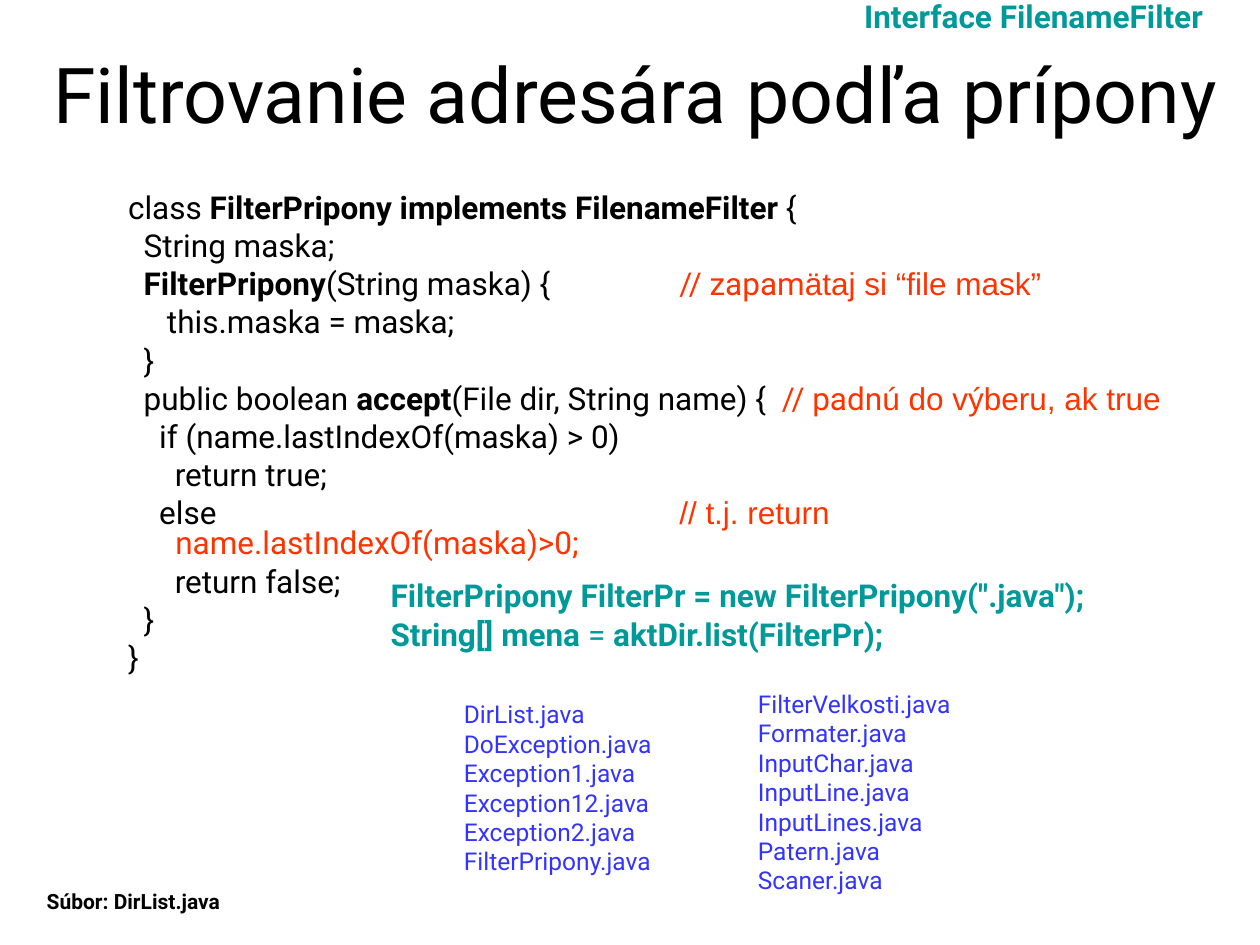
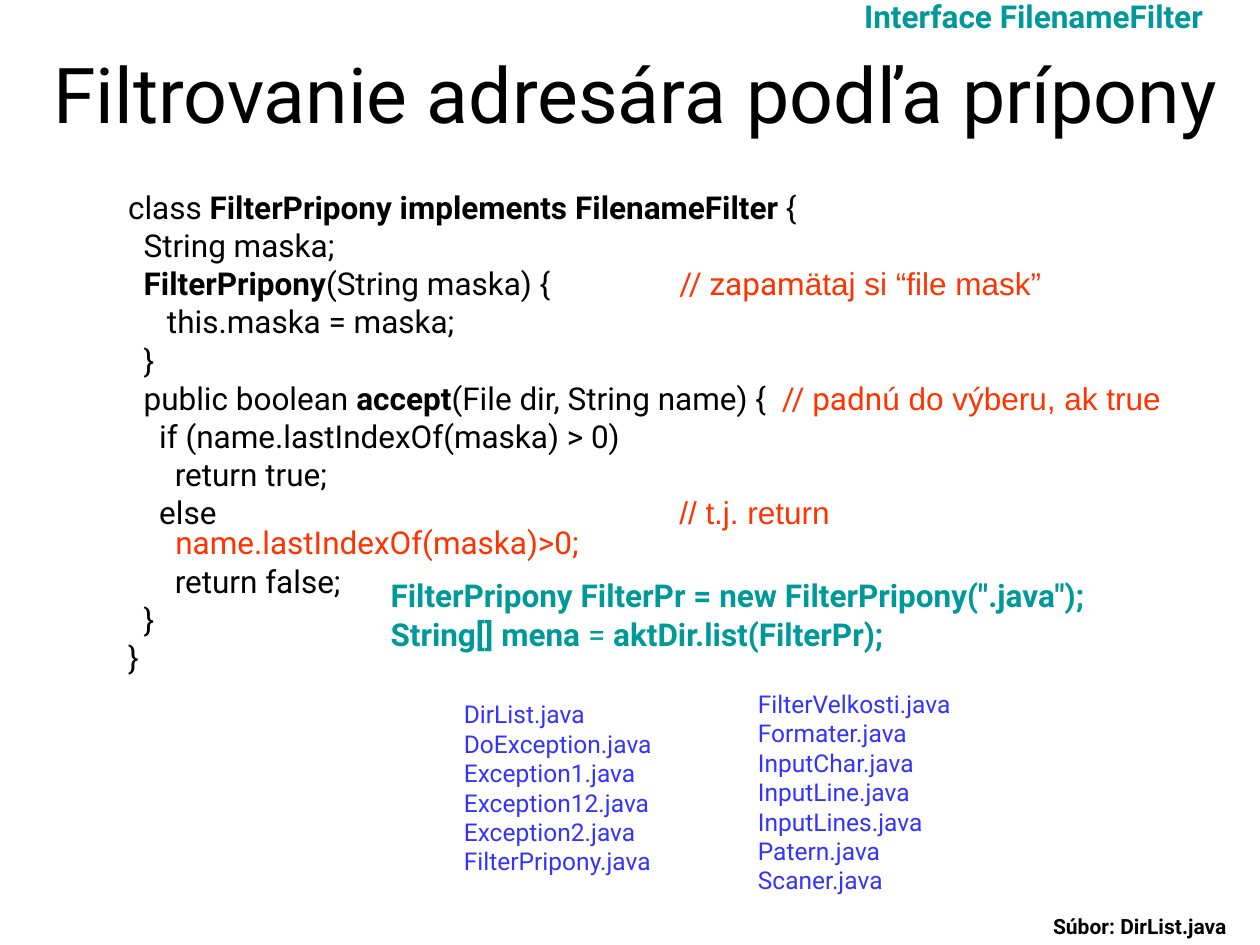
Before and after one commit to Programovanie4/Prednasky, a slide deck: slide 37 of 07/07_java.ppt (slide 36 before the commit). Drawn at 1260x945 pixels with LibreOffice and Linux fonts; fonts in the diff are those of the drawing. Boxes give left, top, right and bottom in pixels: in the first picture for what was removed or moved away, otherwise in the second. Text is boxed around its words. In the diff, an @@ line names an element or a change of style, - is before the commit and + after.

```diff
--- a/07/07_java.ppt
+++ b/07/07_java.ppt
@@ text "Súbor: DirList.java": place and size @@
-text "Súbor: DirList.java" at (47, 893, 220, 914)
+text "Súbor: DirList.java" at (1053, 918, 1226, 939)
```
Also in this commit, not shown: 10 other slides changed, 2 slides added, 3 other files.
